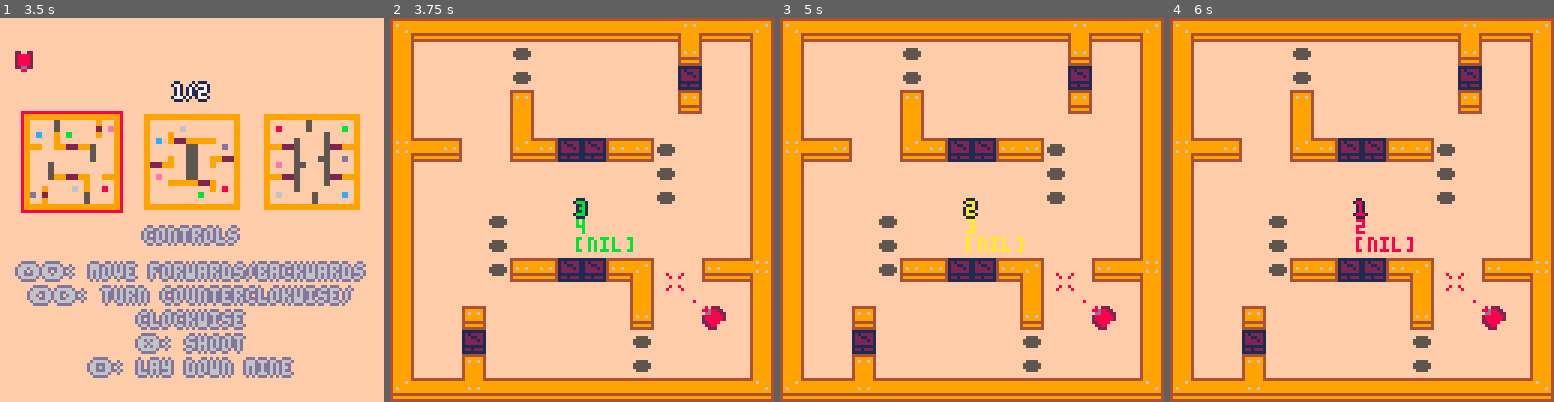
Above: before the commit, frames 1-4 (left to right).
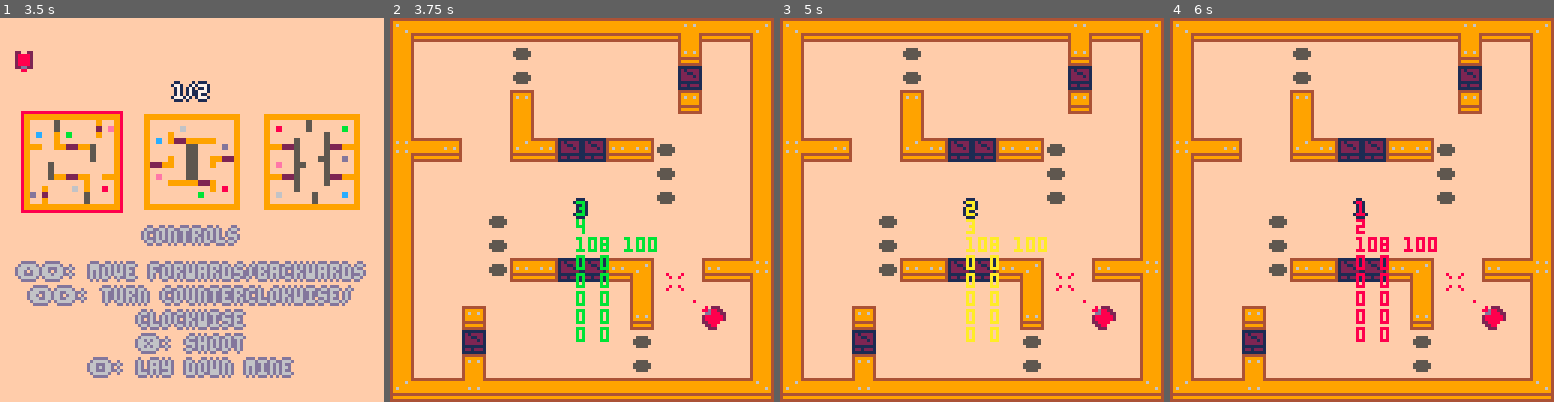
Above: after the commit, the same moments.

Repository: TizianoBR/tanks
Game: PICO-8 cartridge tanks.p8
Two runs of this game, one before a commit and one after it. Both use one fixed random seed, a clock stepped at 60 frames per second and the inputs below.
Inputs:
- Up to frame 1 (3.5 s): tap X (X key) at 0.33, 1.07, 1.85, 2.97 s; tap O (Z key) at 0.7, 1.7, 2.1, 2.5, 2.9, 3.3 s; hold Right 1.6-2.1 s; hold Up 2.15-2.42 s; hold Right 2.47-3.03 s; hold Left from 3.08 s (still down)
- Up to frame 2 (3.75 s): release Left at 3.58 s; hold Down from 3.63 s (still down); tap O (Z key) at 3.7 s
- Up to frame 3 (5 s): release Down at 3.97 s; hold Right 4.02-4.68 s; tap X (X key) at 4.08 s; tap O (Z key) at 4.1, 4.5, 4.9 s; hold Up from 4.73 s (still down)
- Up to frame 4 (6 s): release Up at 5.03 s; hold Left 5.08-5.68 s; tap X (X key) at 5.2 s; tap O (Z key) at 5.3, 5.7 s; hold Down from 5.73 s (still down)

Frame 1 is identical in both runs. In frame 2, 1.1% of the frame differs, in the area x 48-70%, y 57-85%; in frame 3, 1.1%; in frame 4, 1.1%.

Commit message:
print positions

Diff:
--- a/tanks.p8
+++ b/tanks.p8
@@ -169,7 +169,9 @@
 	 end
 
 	 ?control
-	 ?timer.win
+	 for t in all(tanks) do
+	  ?t.x.." "..t.y
+	 end
 	end
 end
 
@@ -249,7 +251,8 @@
   if (t.x~=0 or t.y~=0) and
    (t.x~=255 or t.y~=255) then
    if winner==0 then winner=i
-   else winnner=-1 end
+   else winnner=-1
+   end
   end
  end
 
Not shown, changed: tanks.js
